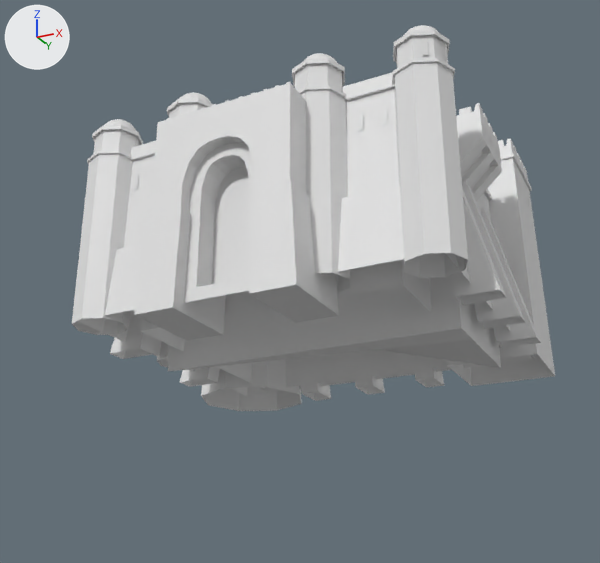
The COLLADA model art/meshes/structural/umay_fortress_B.dae, before and after one commit.
One viewpoint serves both versions: a 50 mm lens placed at (29.4, -59.3, -22.4), pointed at (-1.1, 1.8, 5.1). The axes (+X, +Y, +Z) are drawn at upper left. The lights are the same throughout. Where no turn or scale is listed for an object, it has been applied to the vertices. Vertices at the same position are counted once.
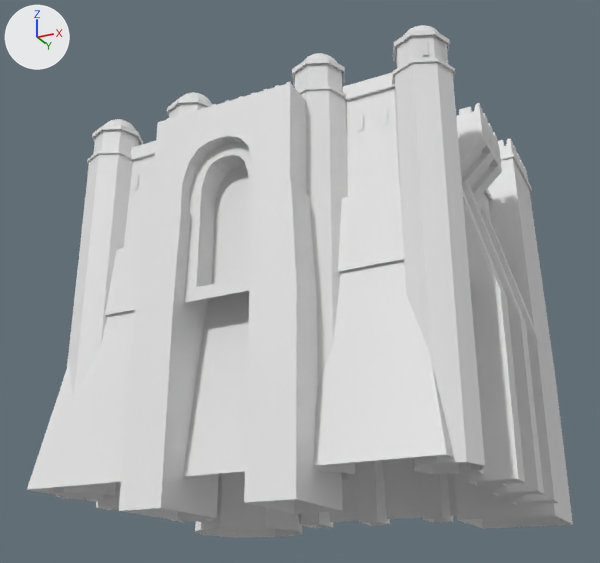
The change, as a diff of the scene's bpy script:
```diff
--- a/art/meshes/structural/umay_fortress_B.dae.py
+++ b/art/meshes/structural/umay_fortress_B.dae.py
@@ me_cube_005 @@
 # used by ob_cube_005; location = (0.0, -1.35, 0.0)
-me_cube_005.from_pydata(...)  # 2854 vertices, 4690 faces; spans x -18.8..17.7, y -13.4..21.8, z -2.5..22.7
+me_cube_005.from_pydata(...)  # 2962 vertices, 4886 faces; spans x -18.8..17.7, y -13.4..21.8, z -16.0..22.7
+# me_cube_005 part 1
+# 8 faces are deleted
+# 8 vertices are added at x -16.4..15.4, y -11.1..19.7, z -13.7..2.0
+# 52 new vertices lie (0.0, 0.0, -13.4) away from vertices in x -18.8..17.0, y -10.6..21.8, z -1.5..-0.6
+# 32 new vertices lie (0.0, 0.0, -13.1) away from vertices in x -16.5..17.7, y -3.1..20.4, z -1.1
+# 8 new vertices lie (0.0, 0.0, -13.5) away from vertices in x -6.0..6.9, y -13.4..-6.7, z -2.5
+# 192 new faces join them
```

Pixel boxes (x1, y1, x2, y2) of what changed, in the pictures (600 x 563 px):
'Cube_005', reshaped (13% wider, 33% taller): before (72, 25, 555, 411); after (27, 25, 573, 538)
part 1 of me_cube_005, built on: before (135, 285, 501, 371); after (27, 253, 573, 538)
